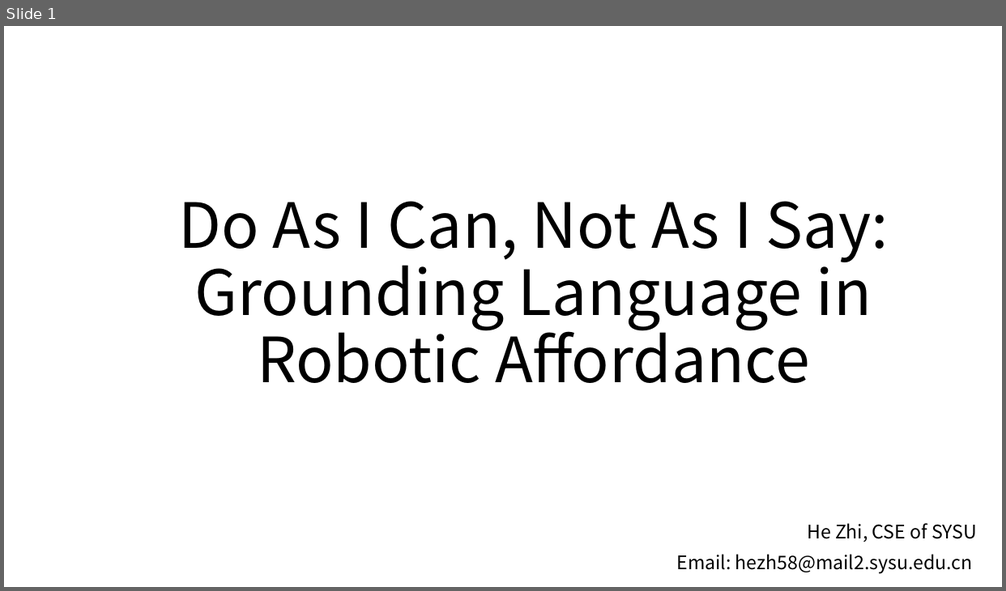
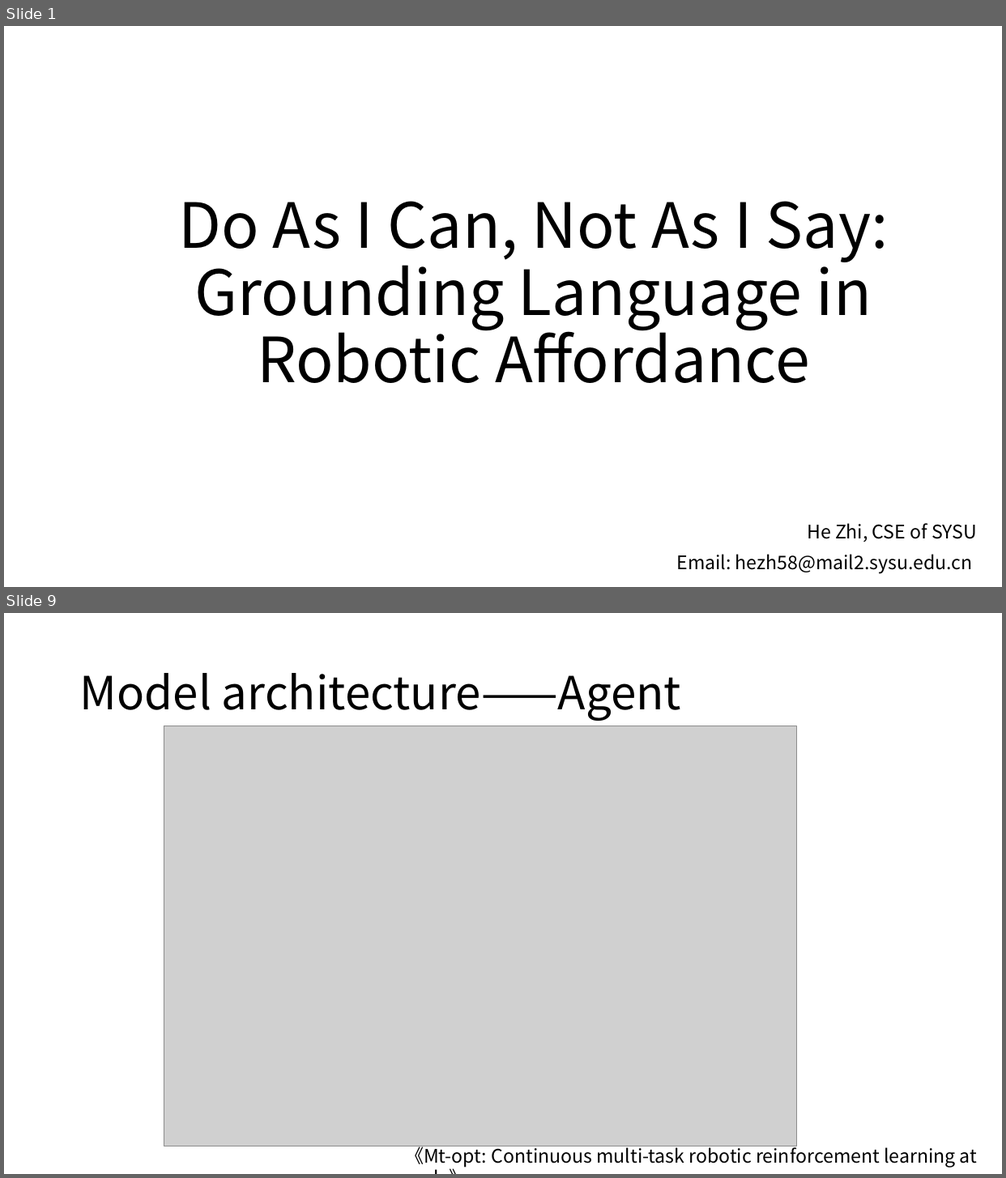
Before and after one commit to kevinva/paperReport, a slide deck: presentation/hoho_SayCan.pptx. Shown one above the other, each under a label of ours: slide 1 before the commit, slides 1 and 9 after it; the slides between them are not shown. The pictures are 1006x591 and 1006x1178 pixels, drawn with LibreOffice and Linux fonts; fonts in the diff are those of the drawing; grey boxes stand for pictures. Boxes give left, top, right and bottom in pixels: in the first picture for what was removed or moved away, otherwise in the second. Text is boxed around its words. In the diff, an @@ line names an element or a change of style, - is before the commit and + after.

```diff
--- a/presentation/hoho_SayCan.pptx
+++ b/presentation/hoho_SayCan.pptx
@@ slide 9 added at bbox=[4, 613, 1002, 1174], background #FFFFFF @@
@@ title added at bbox=[80, 673, 681, 721], 44 pt, text #000000 @@
+Model architecture——Agent
@@ picture added at bbox=[164, 726, 797, 1147] @@
@@ text added at bbox=[405, 1144, 977, 1167], 18 pt, text #000000 @@
+《Mt-opt: Continuous multi-task robotic reinforcement learning at scale》
```
Also in this commit, not shown: 14 other slides added.
